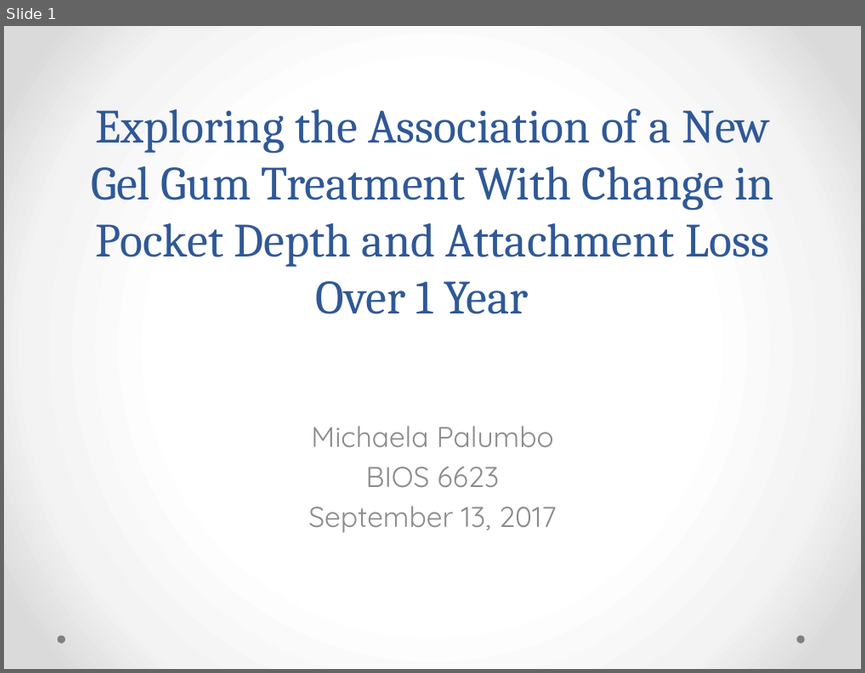
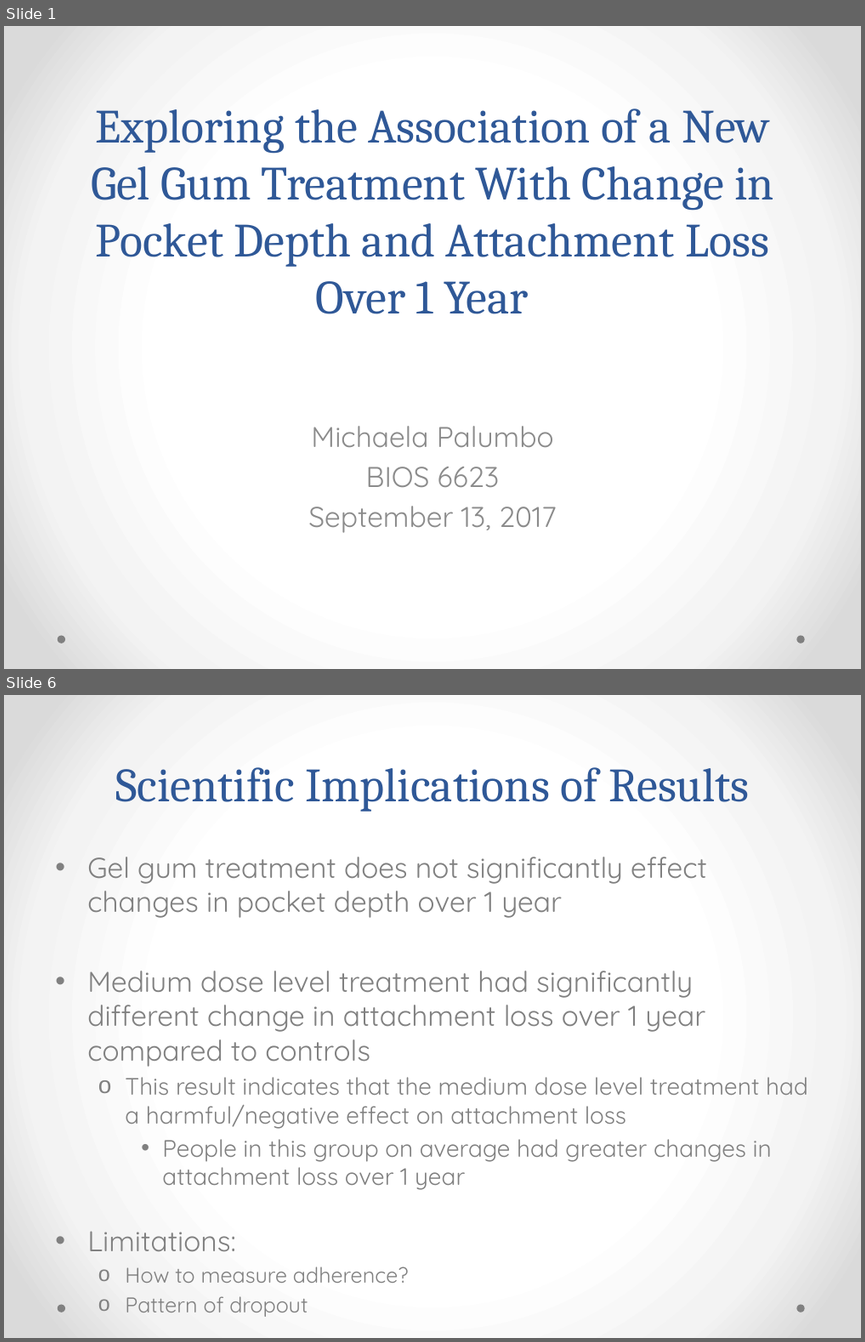
Before and after one commit to BIOS6623-UCD/bios6623-micpalumbo, a slide deck: Project0/Reports/Proj0Slides.pptx. Shown one above the other, each under a label of ours: slide 1 before the commit, slides 1 and 6 after it; the slides between them are not shown. The pictures are 865x673 and 865x1342 pixels, drawn with LibreOffice and Linux fonts; fonts in the diff are those of the drawing. Boxes give left, top, right and bottom in pixels: in the first picture for what was removed or moved away, otherwise in the second. Text is boxed around its words. In the diff, an @@ line names an element or a change of style, - is before the commit and + after.

```diff
--- a/Project0/Reports/Proj0Slides.pptx
+++ b/Project0/Reports/Proj0Slides.pptx
@@ slide 6 added at box(4, 695, 861, 1338), background gradient #FFFFFF to #F4F4F4 to #DADADA; not listed: 2 template elements that a slide beside it also shows @@
@@ title added at box(115, 767, 749, 811), 40 pt, text #2F5897 @@
+Scientific Implications of Results
@@ text added at box(87, 857, 808, 1316), 24 pt, text #808080 @@
+• Gel gum treatment does not significantly effect changes in pocket depth over 1 year
+• Medium dose level treatment had significantly different change in attachment loss over 1 year compared to controls
+  o This result indicates that the medium dose level treatment had a harmful/negative effect on attachment loss
+    • People in this group on average had greater changes in attachment loss over 1 year
+• Limitations:
+  o How to measure adherence?
+  o Pattern of dropout
```
Also in this commit, not shown: 4 other slides added, 5 slides removed, 12 other files.
